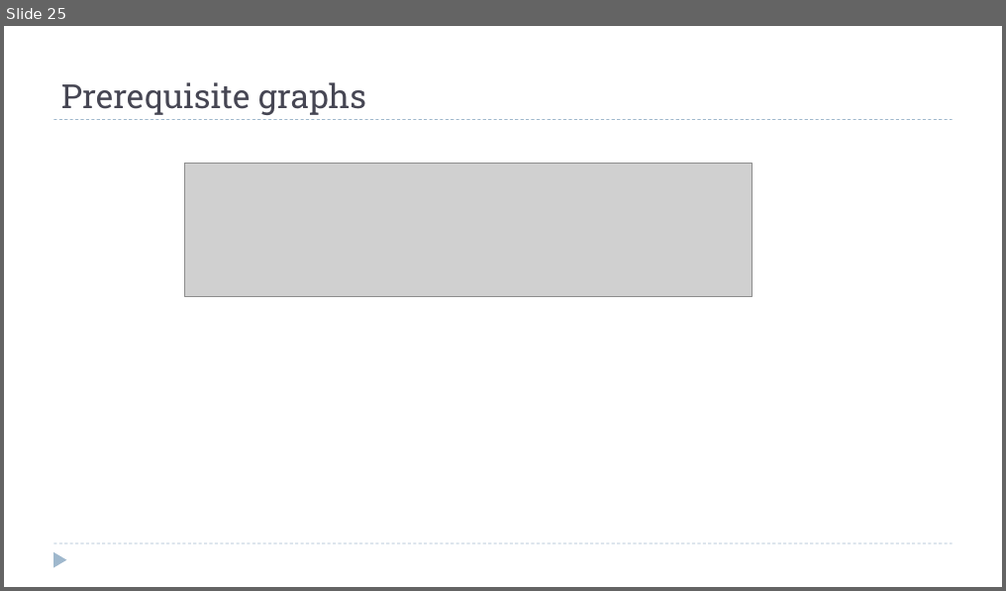
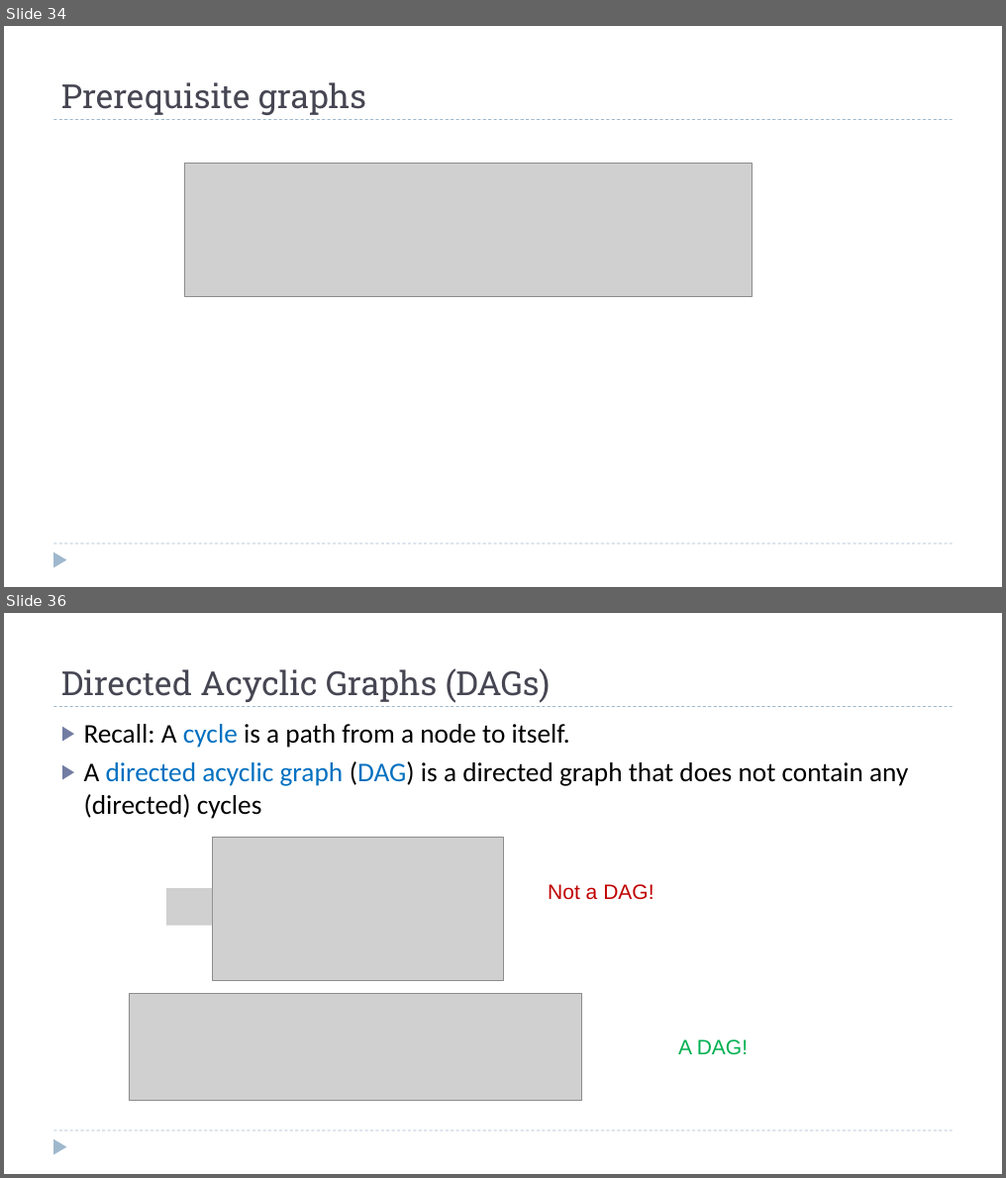
Before and after one commit to dsc-courses/dsc40b-2025-wi, a slide deck: materials/lectures/13-dfs/slides.pptx. Shown one above the other, each under a label of ours: slide 25 before the commit, slides 34 and 36 after it; the slides between them are not shown. The pictures are 1006x591 and 1006x1178 pixels, drawn with LibreOffice and Linux fonts; fonts in the diff are those of the drawing; grey boxes stand for pictures. Boxes give left, top, right and bottom in pixels: in the first picture for what was removed or moved away, otherwise in the second. Text is boxed around its words. In the diff, an @@ line names an element or a change of style, - is before the commit and + after.

```diff
--- a/materials/lectures/13-dfs/slides.pptx
+++ b/materials/lectures/13-dfs/slides.pptx
@@ slide 36 added at bbox=[4, 613, 1002, 1174], background #FFFFFF; not listed: 3 template elements that a slide beside it also shows @@
@@ title added at bbox=[61, 668, 550, 703], 32 pt, text #464653 @@
+Directed Acyclic Graphs (DAGs)
@@ text added at bbox=[84, 724, 908, 819], 26 pt, text #000000 @@
+▶ Recall: A cycle is a path from a node to itself.
+▶ A directed acyclic graph (DAG) is a directed graph that does not contain any (directed) cycles
@@ picture added at bbox=[212, 838, 503, 981] @@
@@ picture added at bbox=[166, 888, 212, 926] @@
@@ text added at bbox=[548, 884, 653, 900], 20 pt, text #C00000 @@
+Not a DAG!
@@ picture added at bbox=[129, 994, 583, 1101] @@
@@ text added at bbox=[678, 1040, 747, 1056], 20 pt, text #00B050 @@
+A DAG!
@@ what was slide 25 is now slide 34 @@
```
Also in this commit, not shown: 6 slides changed, 19 other slides added, 20 other files.
